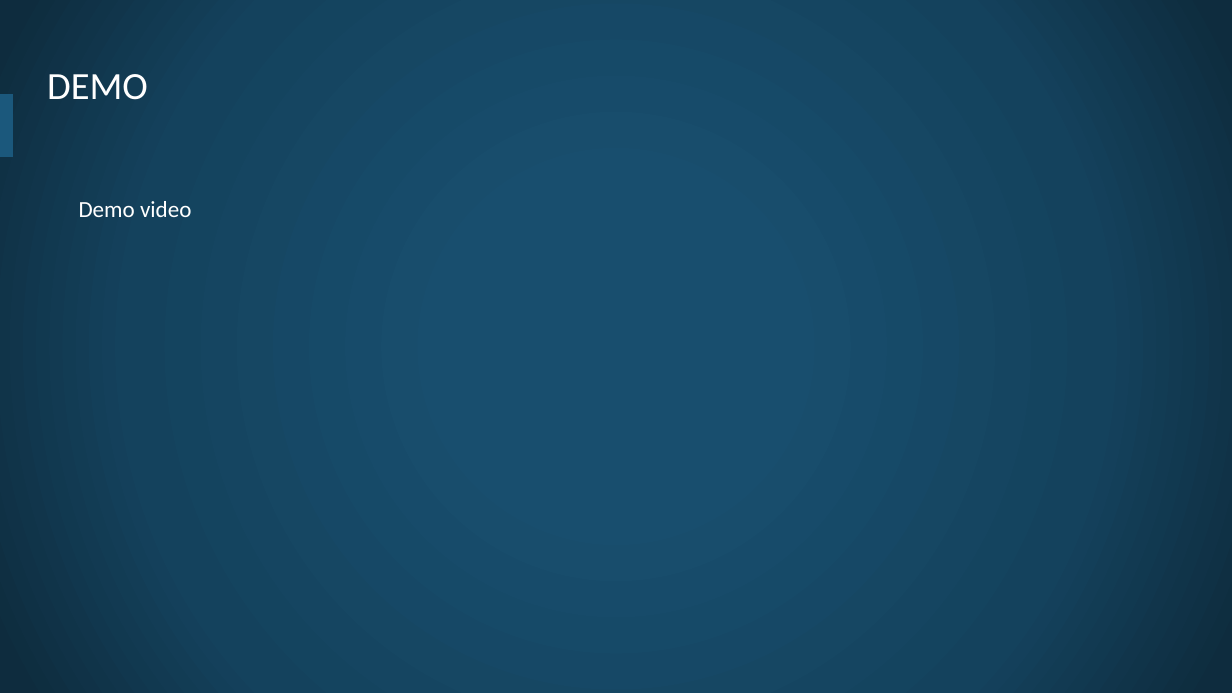
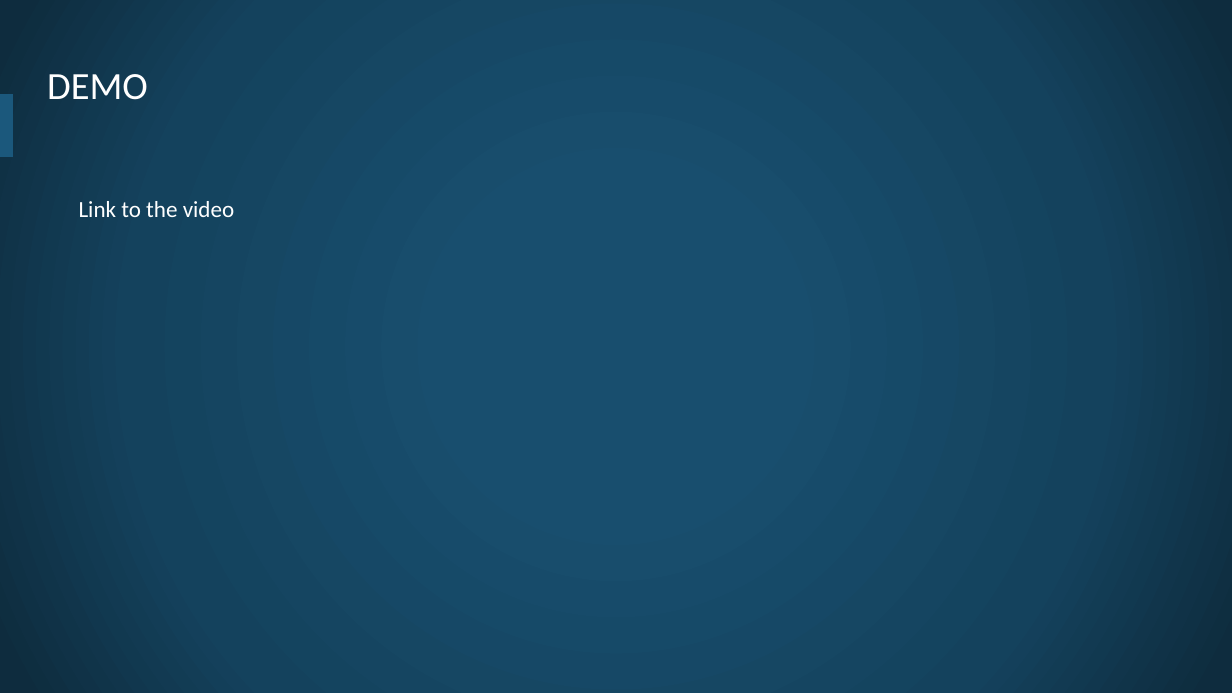
Before and after one commit to COMP90024-students/report, a slide deck: slide 5 of Team19_Presentation.pptx (slide 7 before the commit). Drawn at 1232x693 pixels with LibreOffice and Linux fonts; fonts in the diff are those of the drawing; background and template pictures are left out. Boxes give left, top, right and bottom in pixels: in the first picture for what was removed or moved away, otherwise in the second. Text is boxed around its words. In the diff, an @@ line names an element or a change of style, - is before the commit and + after.

```diff
--- a/Team19_Presentation.pptx
+++ b/Team19_Presentation.pptx
@@ text at [79, 201, 234, 217]: text changed @@
-Demo video
+Link to the video
```
Also in this commit, not shown: 2 other slides changed, 1 slide added, 3 slides removed, 2 other files.
